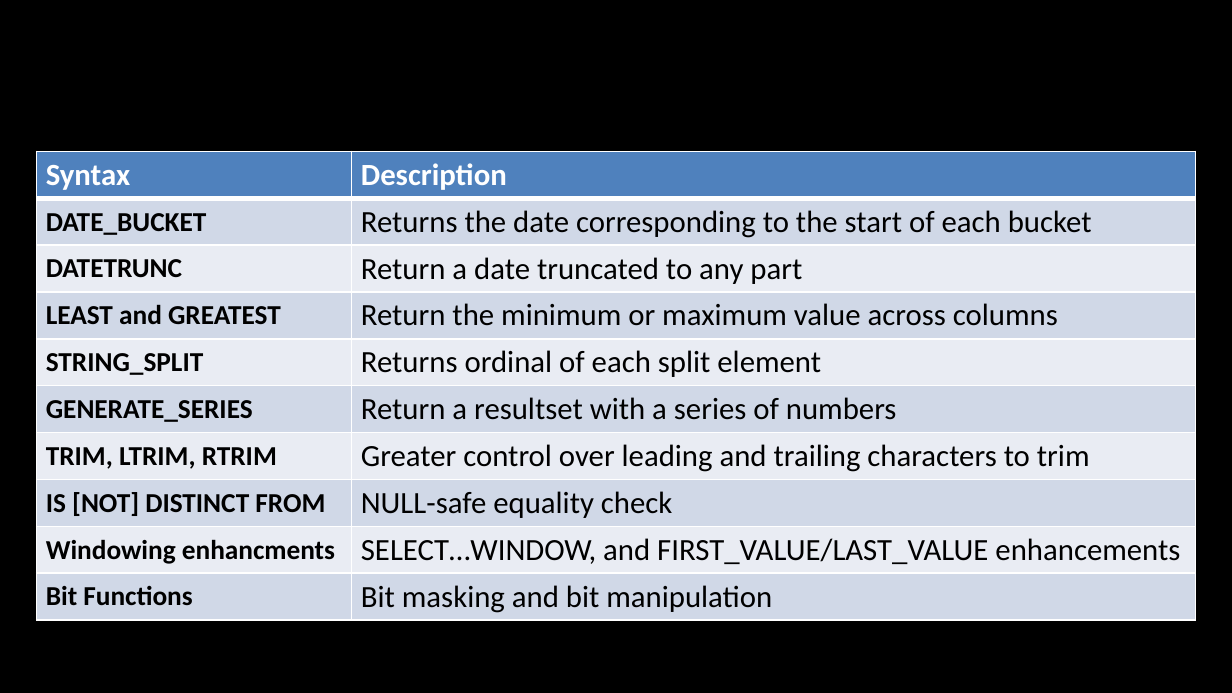
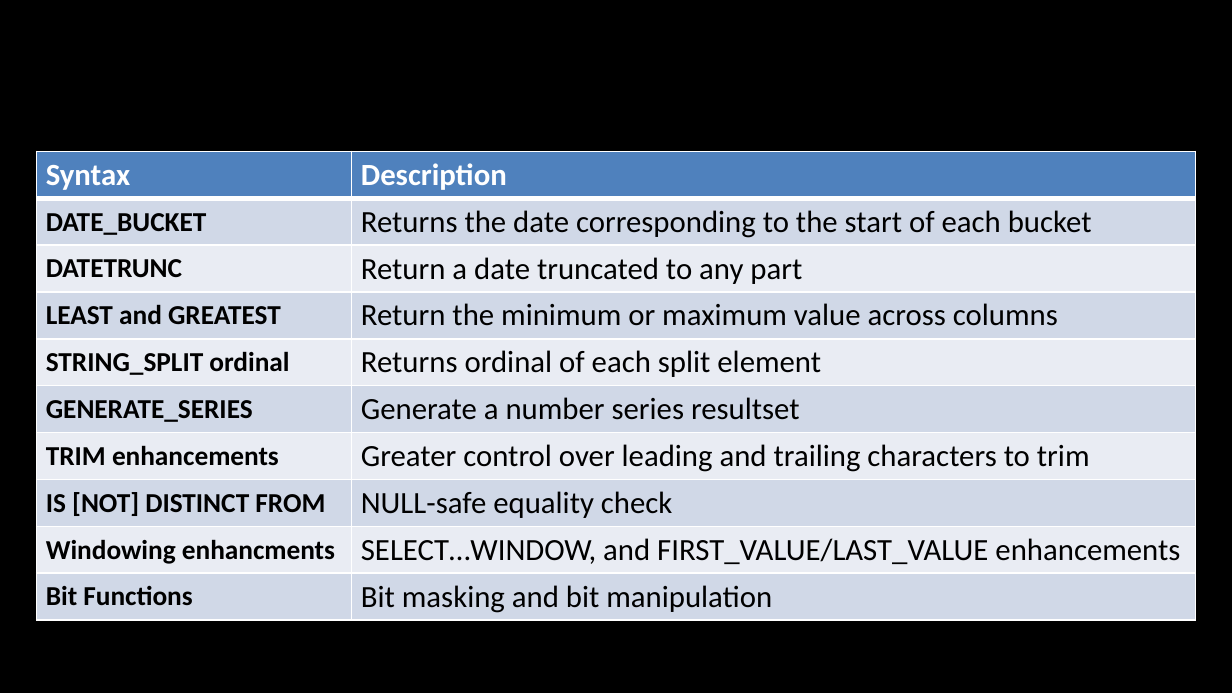
Before and after one commit to lennilobel/sql2022-workshop-hol, a slide deck: slide 8 of Hands-on Lab - SQL Server 2022 for Developers.pptx. Drawn at 1232x693 pixels with LibreOffice and Linux fonts; fonts in the diff are those of the drawing; background and template pictures are left out. Boxes give left, top, right and bottom in pixels: in the first picture for what was removed or moved away, otherwise in the second. Text is boxed around its words. In the diff, an @@ line names an element or a change of style, - is before the commit and + after.

```diff
--- a/Hands-on Lab - SQL Server 2022 for Developers.pptx
+++ b/Hands-on Lab - SQL Server 2022 for Developers.pptx
@@ table at <box>37,152,1196,617</box> @@
-row 5, column 1: STRING_SPLIT
+row 5, column 1: STRING_SPLIT ordinal
-row 6, column 2: Return a resultset with a series of numbers
+row 6, column 2: Generate a number series resultset
-row 7, column 1: TRIM, LTRIM, RTRIM
+row 7, column 1: TRIM enhancements
```
Also in this commit, not shown: 2 other files.
